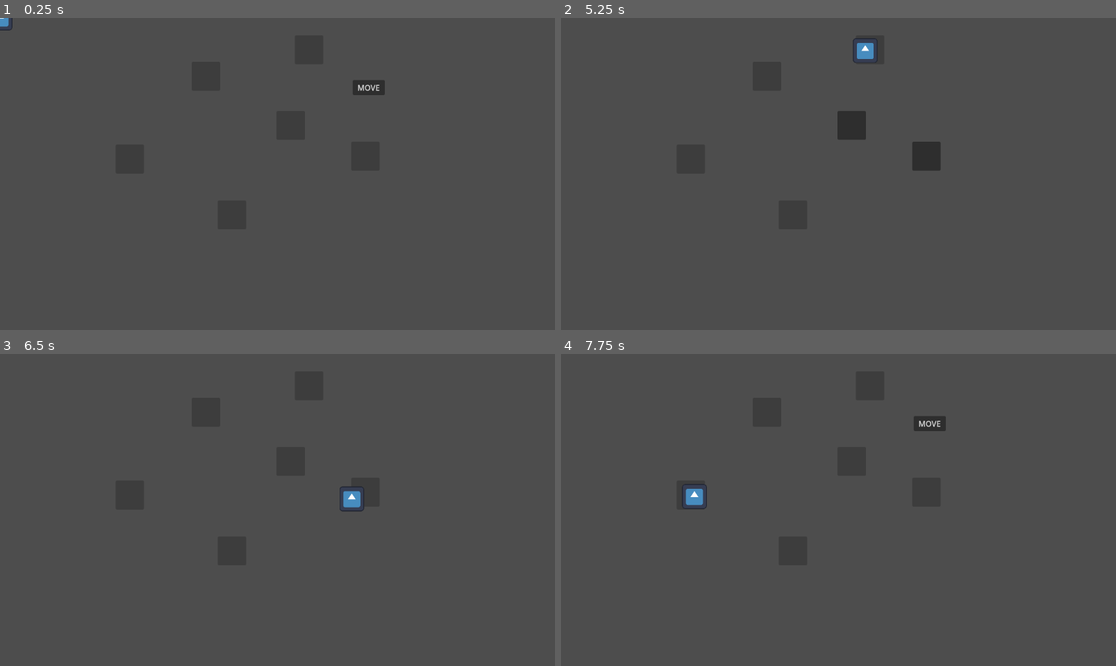
Above: before the commit, frames 1-4 (two rows, left to right).
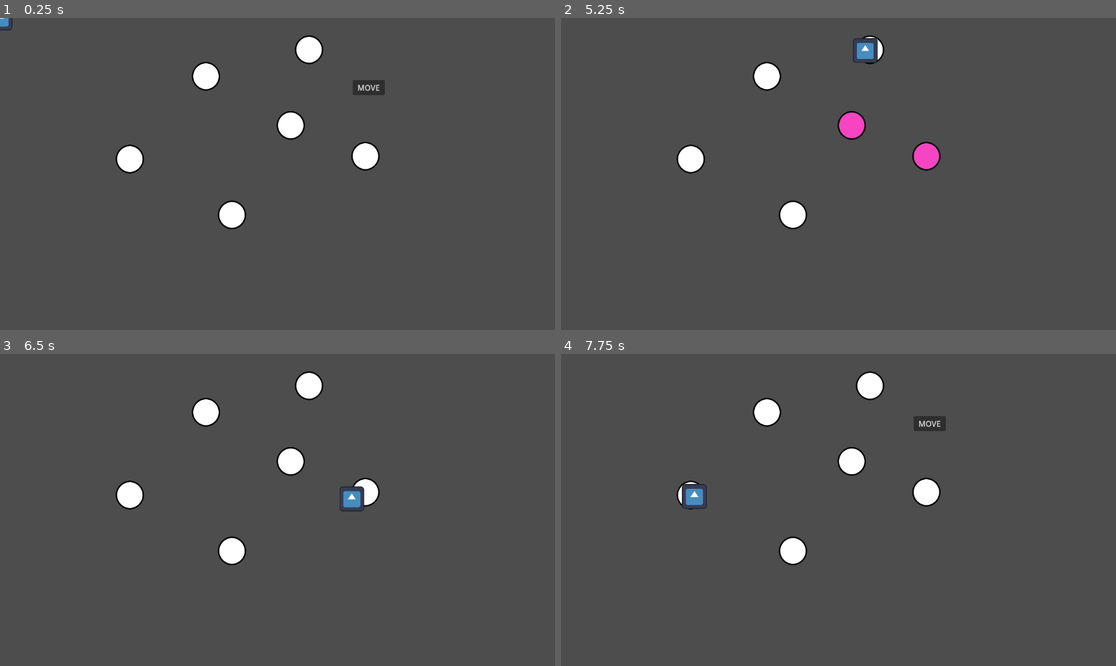
Above: after the commit, the same moments.

Repository: hfxbse/mparty
Game: Godot game, scene res://main/main.tscn
Two runs of this game, one before a commit and one after it. Both use one fixed random seed, a clock stepped at 60 frames per second and the inputs below. The engine's default icon, where the game draws it, is replaced by a stand-in: a white triangle on a blue panel in a dark square.
Inputs (mouse positions are in pixels of both pictures, inside the frame that each line leads up to):
- Up to frame 1 (0.25 s): no input
- Up to frame 2 (5.25 s): click "MOVE" at 0.5 s; click (849, 124) at 1.25 s; click "MOVE" at 2.75 s; click "MOVE" at 5 s
- Up to frame 3 (6.5 s): click (366, 491) at 5.75 s
- Up to frame 4 (7.75 s): no input

The runs differ from the first frame. In frame 1, 2.1% of the frame differs, in the area x 20-69%, y 5-68%; in frame 2, 2.0%; in frame 3, 2.0%; in frame 4, 1.8%.

Commit message:
add theming to the field

Diff:
--- /dev/null
+++ b/map/fields/field.tres
@@ -0,0 +1,55 @@
+[gd_resource type="Theme" load_steps=5 format=3 uid="uid://v0p4bigbslv3"]
+
+[sub_resource type="StyleBoxFlat" id="StyleBoxFlat_63l6d"]
+bg_color = Color(1, 1, 1, 1)
+border_width_left = 3
+border_width_top = 3
+border_width_right = 3
+border_width_bottom = 3
+border_color = Color(0, 0, 0, 1)
+corner_radius_top_left = 40
+corner_radius_top_right = 40
+corner_radius_bottom_right = 40
+corner_radius_bottom_left = 40
+
+[sub_resource type="StyleBoxFlat" id="StyleBoxFlat_f06qu"]
+bg_color = Color(0.976471, 0.384314, 0, 1)
+border_width_left = 3
+border_width_top = 3
+border_width_right = 3
+border_width_bottom = 3
+border_color = Color(0, 0, 0, 1)
+corner_radius_top_left = 40
+corner_radius_top_right = 40
+corner_radius_bottom_right = 40
+corner_radius_bottom_left = 40
+
+[sub_resource type="StyleBoxFlat" id="StyleBoxFlat_4rw8c"]
+bg_color = Color(0.960784, 0.270588, 0.760784, 1)
+border_width_left = 3
+border_width_top = 3
+border_width_right = 3
+border_width_bottom = 3
+border_color = Color(0, 0, 0, 1)
+corner_radius_top_left = 40
+corner_radius_top_right = 40
+corner_radius_bottom_right = 40
+corner_radius_bottom_left = 40
+
+[sub_resource type="StyleBoxFlat" id="StyleBoxFlat_cak2e"]
+bg_color = Color(0.752941, 0.176471, 0.243137, 1)
+border_width_left = 3
+border_width_top = 3
+border_width_right = 3
+border_width_bottom = 3
+border_color = Color(0, 0, 0, 1)
+corner_radius_top_left = 40
+corner_radius_top_right = 40
+corner_radius_bottom_right = 40
+corner_radius_bottom_left = 40
+
+[resource]
+Button/styles/disabled = SubResource("StyleBoxFlat_63l6d")
+Button/styles/hover = SubResource("StyleBoxFlat_f06qu")
+Button/styles/normal = SubResource("StyleBoxFlat_4rw8c")
+Button/styles/pressed = SubResource("StyleBoxFlat_cak2e")
--- a/map/fields/field.tscn
+++ b/map/fields/field.tscn
@@ -1,6 +1,7 @@
-[gd_scene load_steps=4 format=3 uid="uid://v1lhq5i31xjj"]
+[gd_scene load_steps=5 format=3 uid="uid://v1lhq5i31xjj"]
 
 [ext_resource type="Script" path="res://map/fields/field.gd" id="1_2jmv5"]
+[ext_resource type="Theme" uid="uid://v0p4bigbslv3" path="res://map/fields/field.tres" id="1_qtse2"]
 [ext_resource type="PackedScene" uid="uid://bt0fygqn3yfuv" path="res://map/path/path.tscn" id="3_8fjc0"]
 
 [sub_resource type="Curve2D" id="Curve2D_hrhyr"]
@@ -15,6 +16,7 @@
 offset_right = 30.0
 offset_bottom = 30.0
 focus_mode = 0
+theme = ExtResource("1_qtse2")
 disabled = true
 script = ExtResource("1_2jmv5")
 metadata/_edit_group_ = true
